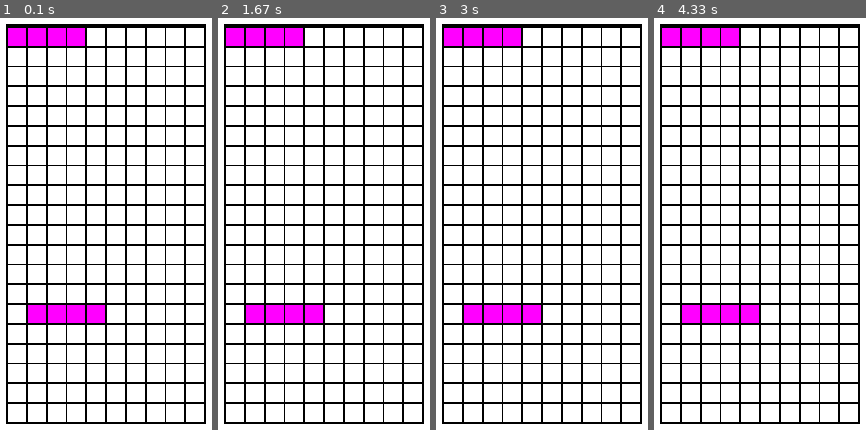
Above: before the commit, frames 1-4 (left to right).
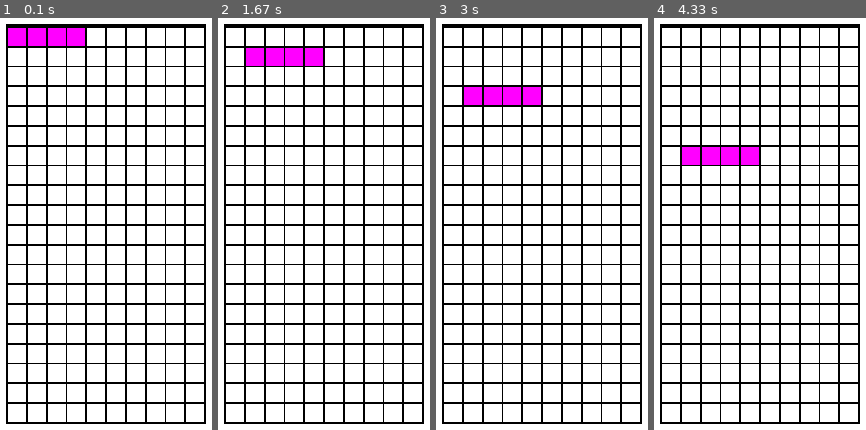
Above: after the commit, the same moments.

Repository: IM-THE-GRASS/pygame-tetris-remake
Game: pygame game, started from main.py
Two runs of this game, one before a commit and one after it. Both use one fixed random seed, a clock stepped at 60 frames per second and the inputs below.
Inputs:
- Up to frame 1 (0.1 s): no input
- Up to frame 2 (1.67 s): hold Right 0.33-0.8 s; hold Right 0.83-1.3 s; hold Left from 1.33 s (still down)
- Up to frame 3 (3 s): release Left at 1.87 s; hold Down 1.9-2.2 s; hold Left 2.23-2.63 s; hold Right from 2.67 s (still down)
- Up to frame 4 (4.33 s): release Right at 3.3 s; hold Down 3.33-3.7 s; hold Left 3.73-4.2 s; hold Right from 4.23 s (still down)

The runs differ from the first frame. In frame 1, 1.5% of the frame differs, in the area x 13-50%, y 69-75%; in frame 2, 4.5%, in the area x 3-50%, y 2-75%; in frame 3, 4.5%; in frame 4, 4.5%.

Commit message:
gravity works and cvontrols

Diff:
--- a/main.py
+++ b/main.py
@@ -21,22 +21,41 @@
 class peice:
     def __init__(self,shape, position) -> None:
         self.pos = position
+        self.shape = shape
+        self.current = {}
+        self.last_valid_pos = ()
+        self.draw()
 
-        self.shape = shape
-        self.draw()
+
     def draw(self):
+        new_current = {}
+
+
+
         for square in self.shape:
-            offset_x = square[0] + self.pos[0]
-            offset_y = square[1] + self.pos[1]
+            new_x = square[0] + self.pos[0]
+            new_y = square[1] + self.pos[1]
+            new_pos = (new_x,new_y)
 
-            new_pos = (offset_x,offset_y)
-            try: # make sure that the square
-                thesquare = squares[new_pos]
+            try: # make sure that the square that is trying to go to actually exists
+                new_current[new_pos] = squares[new_pos]
             except:
+                self.pos = self.last_valid_pos
                 return False
+        print(self.current)
+        for square in self.current:
+            thesquare = squares[square]
+            thesquare["color"] = (255,255,255)
+            thesquare["state"] = 0
+        self.current.clear()
+        for square in new_current:
+            position = squares[square]
+            position["color"] = (255,0,255)
+            position["state"] = 1
+            self.current[square] = 1
+            print(self.current)
+            self.last_valid_pos = self.pos
 
-            thesquare["color"] = (255,0,255)
-            thesquare["state"] = 1
 
 
 screen = pygame.display.set_mode((window_width, window_height))
@@ -54,14 +73,18 @@
         sq.bottomleft = (board.bottomleft[0] + gap + ((i * gap) + (i * sq_width)), board.bottomleft[1] - gap - ((line * gap) + (line * sq_width)))
 
         squares[(i, line)] = {"rect": sq, "color": (255,255,255), "state": 0}
-current_pos = (0,lines - 1)
-peices = peice(I, current_pos)
+peices = peice(I, (0,lines - 1))
 while running:
     for event in pygame.event.get():
         if event.type == pygame.QUIT:
             running = False
-        if event.type == pygame.K_RIGHT:
-            print("roght")
+        if event.type == pygame.KEYDOWN:
+            if event.key == pygame.K_RIGHT:
+                peices.pos = (peices.pos[0] + 1, peices.pos[1])
+            if event.key == pygame.K_LEFT:
+                peices.pos = (peices.pos[0] - 1, peices.pos[1])
+            if event.key == pygame.K_DOWN:
+                peices.pos = (peices.pos[0], peices.pos[1] - 1)
 
     screen.fill((255, 255, 255))
     pygame.draw.rect(screen, (0,0,0), board)
@@ -69,10 +92,10 @@
     clock.tick(60)
     if gravity_wait > 60:
         print("down")
+        peices.pos = (peices.pos[0],peices.pos[1] - 1)
         gravity_wait = 0
     gravity_wait += 1
 
-    peices.pos = (1,5)
     peices.draw()
 
     for square in squares.values():
